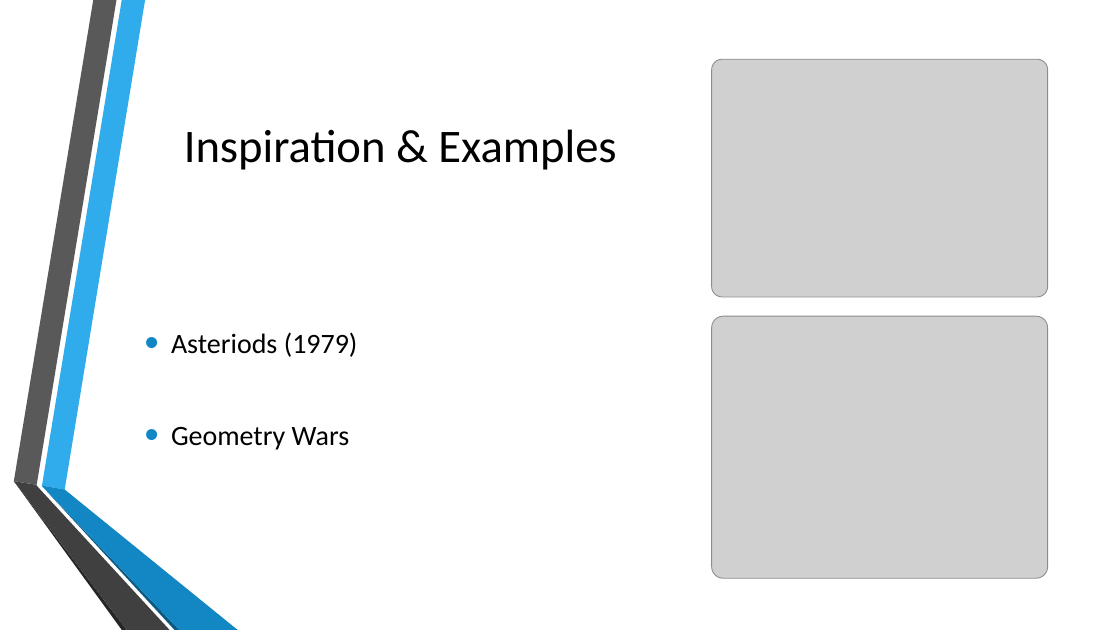
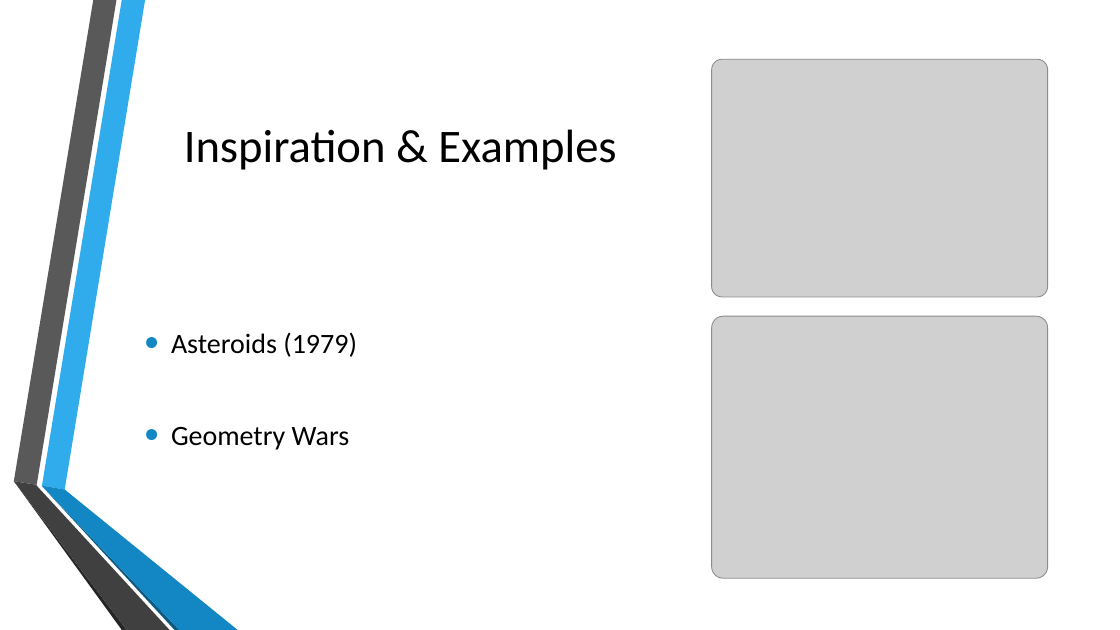
Before and after one commit to ocampo19/Parallel-Games, a slide deck: slide 8 of Virus Outbreak.pptx. Drawn at 1120x630 pixels with LibreOffice and Linux fonts; fonts in the diff are those of the drawing; grey boxes stand for pictures; background and template pictures are left out. Boxes give left, top, right and bottom in pixels: in the first picture for what was removed or moved away, otherwise in the second. Text is boxed around its words. In the diff, an @@ line names an element or a change of style, - is before the commit and + after.

Commit message:
Update Virus Outbreak.pptx
typo

```diff
--- a/Virus Outbreak.pptx
+++ b/Virus Outbreak.pptx
@@ text at [171, 332, 357, 357]: text changed @@
-• Asteriods (1979)
+• Asteroids (1979)
```
Also in this commit, not shown: 1 other slide changed.
